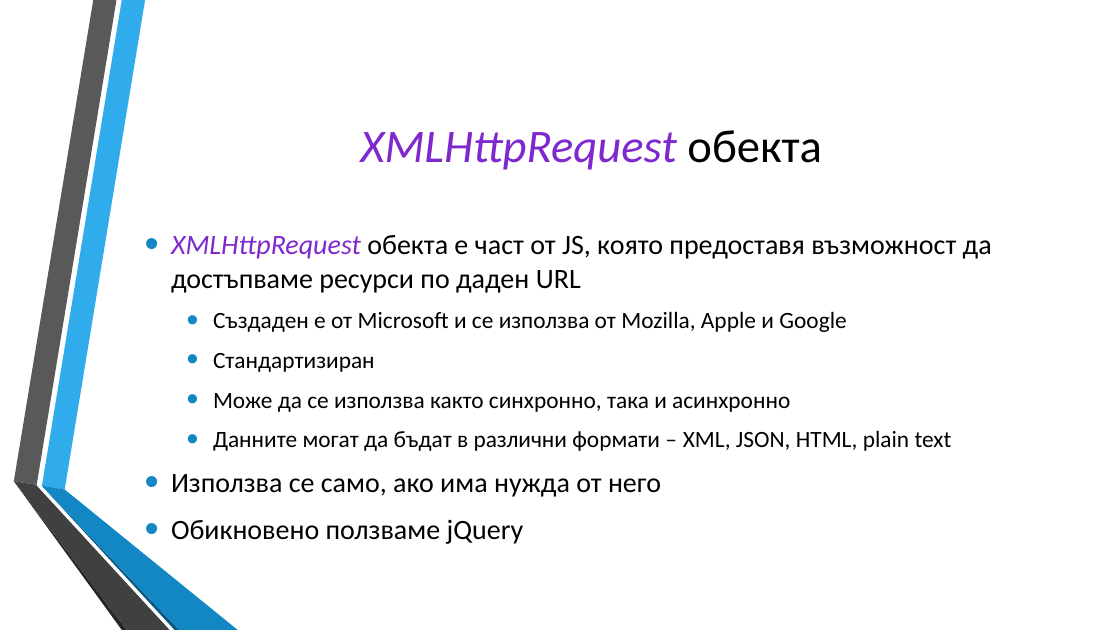
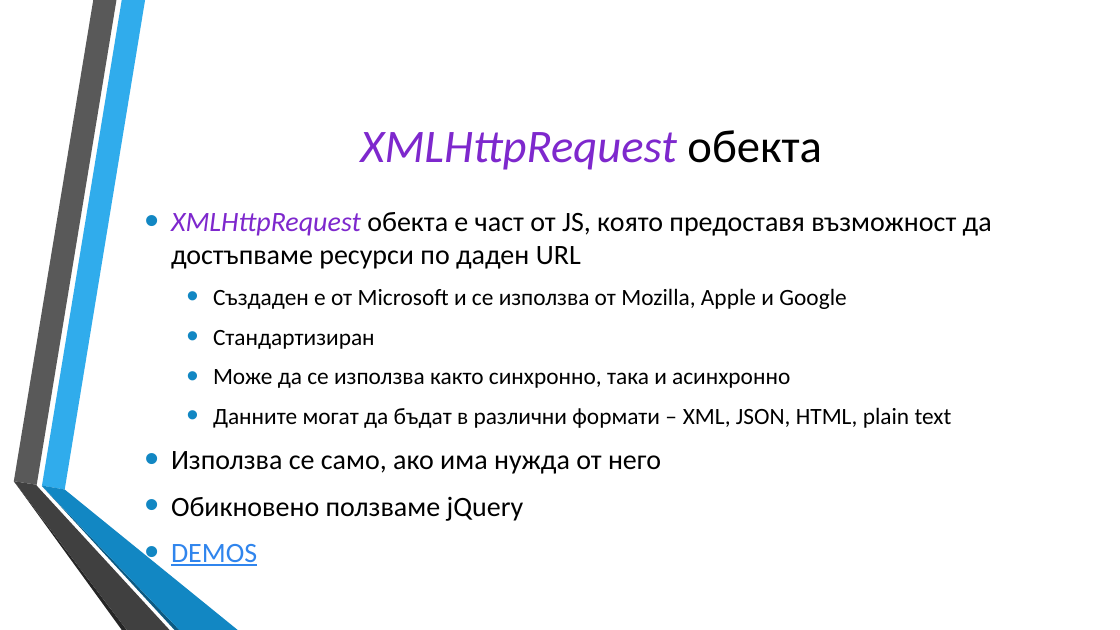
Before and after one commit to dnmitev/IT-Academy, a slide deck: slide 15 of JS Fundamentals/12. Async-JS/AsyncJS.pptx. Drawn at 1120x630 pixels with LibreOffice and Linux fonts; fonts in the diff are those of the drawing; background and template pictures are left out. Boxes give left, top, right and bottom in pixels: in the first picture for what was removed or moved away, otherwise in the second. Text is boxed around its words. In the diff, an @@ line names an element or a change of style, - is before the commit and + after.

Commit message:
added more slides and demos to the async js lecture

```diff
--- a/JS Fundamentals/12. Async-JS/AsyncJS.pptx
+++ b/JS Fundamentals/12. Async-JS/AsyncJS.pptx
@@ text at [171, 544, 257, 566]: paragraph added @@
+• DEMOS
```
Also in this commit, not shown: 3 other slides changed, 3 slides added, 7 other files.
